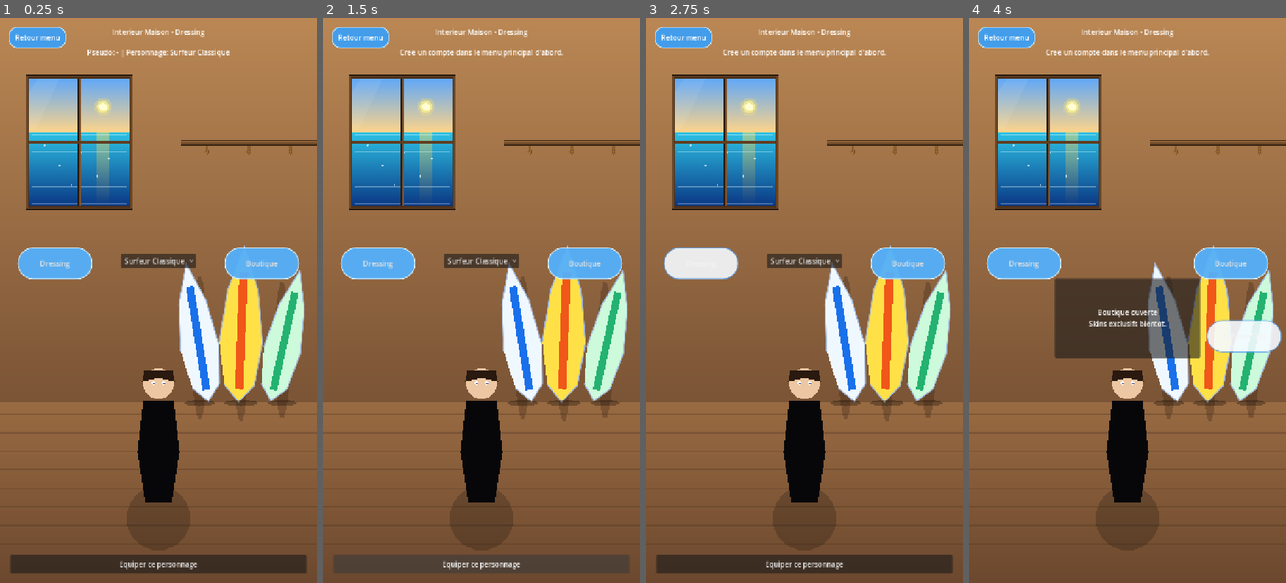
Above: before the commit, frames 1-4 (left to right).
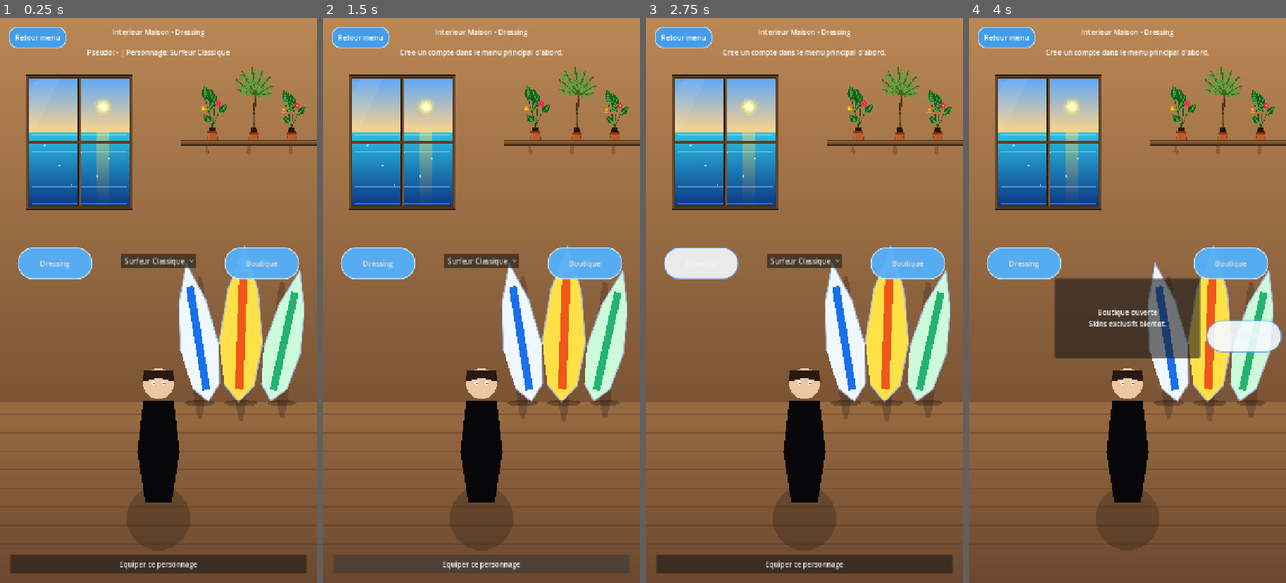
Above: after the commit, the same moments.

Repository: ClemL06/SurfGame
Game: Godot game, scene res://scenes/ui/ShopDressing.tscn
Two runs of this game, one before a commit and one after it. Both use one fixed random seed, a clock stepped at 60 frames per second and the inputs below. This scene is started directly instead of the project's main scene.
Inputs:
- Up to frame 1 (0.25 s): no input
- Up to frame 2 (1.5 s): click "Surfeur Classique" at 0.5 s; click "Equiper ce personnage" at 1.25 s
- Up to frame 3 (2.75 s): click "Dressing" at 2 s
- Up to frame 4 (4 s): click "Boutique" at 2.75 s; click "Acheter Skin" at 3.5 s

The runs differ from the first frame. In frame 1, 0.9% of the frame differs, in the area x 63-97%, y 8-22%; in frame 2, 0.9%; in frame 3, 0.9%; in frame 4, 0.9%.

Commit message:
plantes (valérie Damido)

Diff:
--- a/nouveau-projet-de-jeu/scripts/ui/shop_dressing.gd
+++ b/nouveau-projet-de-jeu/scripts/ui/shop_dressing.gd
@@ -158,6 +158,12 @@
 			var a: float = float(j) * TAU / 16.0
 			shadow_floor.append(Vector2(bpos.x + cos(a) * (sc * 8.0), floor_y + 2.0 + sin(a) * 7.0))
 		draw_colored_polygon(shadow_floor, Color(0.10, 0.06, 0.03, 0.35))
+
+	# Plantes decoratives posees sur le portant en haut a droite.
+	var rack_surface_y: float = size.y * 0.22 - 4.0
+	_draw_monstera_plant(Vector2(size.x * 0.67, rack_surface_y), 0.52)
+	_draw_palm_plant(Vector2(size.x * 0.80, rack_surface_y), 0.55)
+	_draw_monstera_plant(Vector2(size.x * 0.92, rack_surface_y), 0.48)
 
 
 func _setup_character_choices() -> void:
@@ -241,6 +247,151 @@
 		var rotated := Vector2((scaled.x * c) - (scaled.y * s), (scaled.x * s) + (scaled.y * c))
 		out.append(rotated + offset)
 	return out
+
+func _draw_pot(base: Vector2, w: float, h: float) -> void:
+	# Corps principal (trapeze, plus large en bas).
+	draw_colored_polygon(PackedVector2Array([
+		base + Vector2(-w * 0.60,  0.0),
+		base + Vector2( w * 0.60,  0.0),
+		base + Vector2( w * 0.44, -h),
+		base + Vector2(-w * 0.44, -h)
+	]), Color(0.58, 0.24, 0.10))
+	draw_colored_polygon(PackedVector2Array([
+		base + Vector2(-w * 0.54,  0.0),
+		base + Vector2( w * 0.54,  0.0),
+		base + Vector2( w * 0.39, -h * 0.92),
+		base + Vector2(-w * 0.39, -h * 0.92)
+	]), Color(0.72, 0.36, 0.18))
+	# Reflet lateral gauche.
+	draw_colored_polygon(PackedVector2Array([
+		base + Vector2(-w * 0.52, -h * 0.08),
+		base + Vector2(-w * 0.32, -h * 0.08),
+		base + Vector2(-w * 0.26, -h * 0.80),
+		base + Vector2(-w * 0.46, -h * 0.80)
+	]), Color(0.90, 0.50, 0.28, 0.28))
+	# Levre du pot (rebord).
+	draw_rect(Rect2(base + Vector2(-w * 0.52, -h - 6.0), Vector2(w * 1.04, 10.0)), Color(0.52, 0.22, 0.09))
+	draw_rect(Rect2(base + Vector2(-w * 0.52, -h - 6.0), Vector2(w * 1.04, 4.0)), Color(0.78, 0.42, 0.20))
+	# Terre.
+	draw_colored_polygon(PackedVector2Array([
+		base + Vector2(-w * 0.40, -h - 2.0),
+		base + Vector2( w * 0.40, -h - 2.0),
+		base + Vector2( w * 0.34, -h - 10.0),
+		base + Vector2(-w * 0.34, -h - 10.0)
+	]), Color(0.16, 0.09, 0.04))
+
+func _draw_monstera_leaf(root: Vector2, length: float, angle: float, dark: Color, light: Color) -> void:
+	var dir := Vector2(sin(angle), -cos(angle))
+	var perp := Vector2(cos(angle), sin(angle))
+	var tip := root + dir * length
+	var mid := root + dir * (length * 0.52)
+	var leaf_pts := PackedVector2Array([
+		root,
+		mid + perp * (length * 0.26),
+		tip + perp * (length * 0.06),
+		tip,
+		tip - perp * (length * 0.06),
+		mid - perp * (length * 0.26),
+	])
+	draw_colored_polygon(leaf_pts, dark)
+	# Nervure centrale.
+	draw_line(root, tip, light, 2.2)
+	# Nervures secondaires.
+	for i in range(1, 5):
+		var t: float = float(i) / 5.0
+		var vr := root.lerp(tip, t * 0.78)
+		var spread: float = length * 0.17 * (1.0 - t * 0.45)
+		draw_line(vr, vr + perp * spread, light, 1.1)
+		draw_line(vr, vr - perp * spread, light, 1.1)
+	# Fenestrations (trous caracteristiques de la monstera).
+	for fi in range(2):
+		var ft: float = 0.38 + float(fi) * 0.22
+		var side: float = (1.0 if fi % 2 == 0 else -1.0)
+		var hole_c := root + dir * (length * ft) + perp * (length * 0.12 * side)
+		var hole_r: float = length * 0.048
+		draw_circle(hole_c, hole_r, Color(dark.r * 0.62, dark.g * 0.62, dark.b * 0.62, 0.70))
+
+func _draw_hibiscus(center: Vector2, radius: float, petal_color: Color) -> void:
+	for p in range(5):
+		var base_angle: float = float(p) * TAU / 5.0
+		var pts := PackedVector2Array()
+		for j in range(12):
+			var t: float = float(j) / 11.0
+			var a: float = base_angle + (t - 0.5) * (PI * 0.52)
+			var d: float = radius * (0.28 + sin(t * PI) * 0.72)
+			pts.append(center + Vector2(sin(a), -cos(a)) * d)
+		draw_colored_polygon(pts, petal_color)
+		# Ligne centrale de chaque petale.
+		var petal_tip := center + Vector2(sin(base_angle), -cos(base_angle)) * radius * 0.95
+		draw_line(center, petal_tip, Color(petal_color.r * 0.70, petal_color.g * 0.55, petal_color.b * 0.55, 0.60), 1.4)
+	# Etamine centrale.
+	draw_circle(center, radius * 0.20, Color(1.0, 0.92, 0.12))
+	draw_circle(center, radius * 0.11, Color(0.95, 0.52, 0.06))
+	for k in range(6):
+		var ka: float = float(k) * TAU / 6.0
+		draw_circle(center + Vector2(sin(ka), -cos(ka)) * radius * 0.18, radius * 0.04, Color(1.0, 0.88, 0.10))
+
+func _draw_palm_frond(root: Vector2, length: float, angle: float) -> void:
+	var dir := Vector2(sin(angle), -cos(angle))
+	var perp := Vector2(cos(angle), sin(angle))
+	var tip := root + dir * length
+	# Rachis (tige centrale).
+	draw_line(root, tip, Color(0.24, 0.40, 0.14), 3.0)
+	# Folioles.
+	for i in range(7):
+		var t: float = 0.15 + float(i) / 7.0 * 0.80
+		var pt := root.lerp(tip, t)
+		var fl: float = length * 0.30 * (1.0 - t * 0.35)
+		var spread: float = 0.38 + float(i) * 0.04
+		var fr_tip := pt + (dir * 0.30 + perp * spread).normalized() * fl
+		var fl_tip := pt + (dir * 0.30 - perp * spread).normalized() * fl
+		draw_colored_polygon(PackedVector2Array([pt + perp * 2.5, fr_tip, pt - perp * 1.0]), Color(0.18, 0.56, 0.18))
+		draw_colored_polygon(PackedVector2Array([pt + perp * 1.0, fl_tip, pt - perp * 2.5]), Color(0.18, 0.56, 0.18))
+		draw_line(pt, fr_tip, Color(0.28, 0.68, 0.22), 1.0)
+		draw_line(pt, fl_tip, Color(0.28, 0.68, 0.22), 1.0)
+
+func _draw_monstera_plant(base: Vector2, sf: float) -> void:
+	var pot_w: float = 42.0 * sf
+	var pot_h: float = 38.0 * sf
+	_draw_pot(base, pot_w, pot_h)
+	var sb := base + Vector2(0.0, -(pot_h + 10.0))
+	var dk := Color(0.08, 0.38, 0.12)
+	var lt := Color(0.30, 0.64, 0.24)
+	# Tiges.
+	draw_line(sb, sb + Vector2(-14.0, -72.0) * sf, Color(0.14, 0.32, 0.10), 4.0 * sf)
+	draw_line(sb, sb + Vector2(10.0, -88.0) * sf, Color(0.14, 0.32, 0.10), 4.0 * sf)
+	draw_line(sb, sb + Vector2(-28.0, -112.0) * sf, Color(0.14, 0.32, 0.10), 3.0 * sf)
+	draw_line(sb, sb + Vector2(24.0, -56.0) * sf, Color(0.14, 0.32, 0.10), 3.0 * sf)
+	# Feuilles.
+	_draw_monstera_leaf(sb + Vector2(10.0, -88.0) * sf,  82.0 * sf, -0.28, dk, lt)
+	_draw_monstera_leaf(sb + Vector2(-14.0, -72.0) * sf, 74.0 * sf,  0.42, dk, lt)
+	_draw_monstera_leaf(sb + Vector2(-28.0, -112.0) * sf,68.0 * sf, -0.08, dk, lt)
+	_draw_monstera_leaf(sb + Vector2(24.0, -56.0) * sf,  60.0 * sf,  0.72, dk, lt)
+	_draw_monstera_leaf(sb + Vector2(0.0, -18.0) * sf,   54.0 * sf, -0.82, dk, lt)
+	# Fleurs hibiscus.
+	_draw_hibiscus(sb + Vector2(26.0, -104.0) * sf, 16.0 * sf, Color(0.96, 0.22, 0.36))
+	_draw_hibiscus(sb + Vector2(-40.0, -82.0) * sf,  13.0 * sf, Color(1.00, 0.72, 0.08))
+
+func _draw_palm_plant(base: Vector2, sf: float) -> void:
+	var pot_w: float = 36.0 * sf
+	var pot_h: float = 33.0 * sf
+	_draw_pot(base, pot_w, pot_h)
+	var tb := base + Vector2(0.0, -(pot_h + 10.0))
+	var trunk_h: float = 138.0 * sf
+	var tt := tb + Vector2(6.0 * sf, -trunk_h)
+	# Tronc.
+	draw_line(tb, tt, Color(0.32, 0.20, 0.09), 10.0 * sf)
+	draw_line(tb, tt, Color(0.46, 0.30, 0.14), 7.0 * sf)
+	draw_line(tb + Vector2(-2.0 * sf, 0.0), tt + Vector2(-2.0 * sf, 0.0), Color(0.60, 0.42, 0.22, 0.38), 2.0 * sf)
+	# Anneaux caracteristiques du tronc de palmier.
+	for ri in range(6):
+		var ry: float = tb.y - trunk_h * (float(ri + 1) / 7.0)
+		draw_line(Vector2(tb.x - 4.5 * sf, ry), Vector2(tb.x + 8.0 * sf, ry), Color(0.24, 0.15, 0.06), 2.0)
+	# Palmes en eventail.
+	var frond_angles: Array[float] = [-1.30, -0.90, -0.50, -0.10, 0.30, 0.70, 1.10, 1.50]
+	var frond_lens:   Array[float] = [80.0, 100.0, 112.0, 115.0, 108.0, 96.0, 82.0, 68.0]
+	for fi in range(8):
+		_draw_palm_frond(tt, frond_lens[fi] * sf, frond_angles[fi])
 
 func _draw_gradient_rect(rect: Rect2, top_color: Color, bottom_color: Color) -> void:
 	var points := PackedVector2Array([
